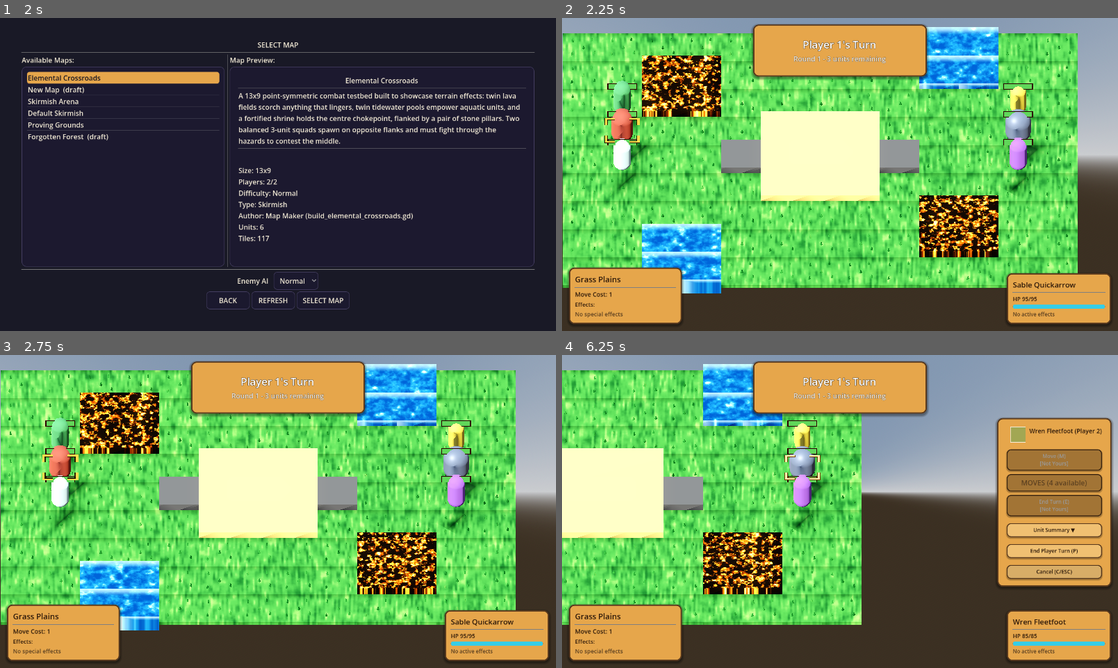
Above: before the commit, frames 1-4 (two rows, left to right).
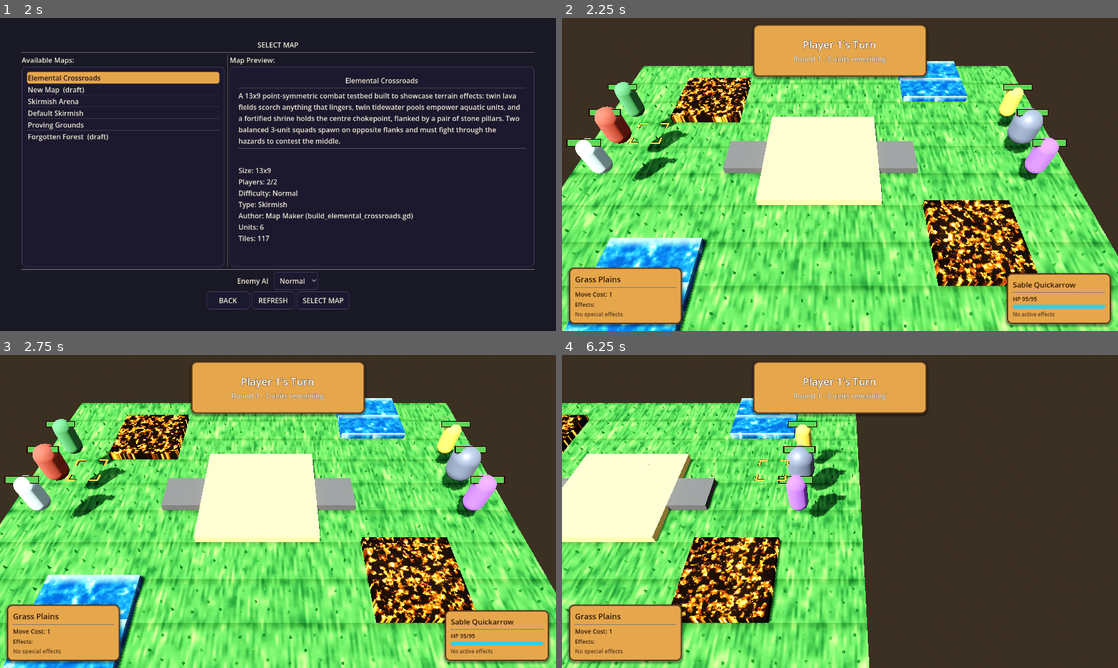
Above: after the commit, the same moments.

Repository: K-ennethA/Conquest
Game: Godot game, scene res://menus/MainMenu.tscn
The game is run twice, just before and just after one commit, with the same random seed, the same clock (stepped at 60 frames per second) and the same inputs.
Inputs (mouse positions are in pixels of both pictures, inside the frame that each line leads up to):
- Up to frame 1 (2 s): click "Single Player" at 0.5 s; click "Traditional Turn System" at 1.25 s
- Up to frame 2 (2.25 s): click "SELECT MAP" at 2 s
- Up to frame 3 (2.75 s): no input
- Up to frame 4 (6.25 s): tap Enter (ui_accept) at 2.75, 3.02, 6.02 s; move the mouse to (962, 495) at 2.77 s; hold Right (ui_right) 2.78-3.5 s; hold Shift 2.78-3.5 s; click (962, 495) at 2.92 s; drag from (1051, 495) to (812, 574) at 3.52 s; move the mouse to (895, 442) at 4.27 s; hold Right (ui_right) 4.28-5 s; tap Ctrl at 4.35 s; click (895, 442) at 4.42 s; drag from (812, 574) to (673, 464) at 5.02 s; move the mouse to (1006, 558) at 5.77 s; hold Left (ui_left) from 5.78 s (still down); tap 2 at 5.85 s; click (1006, 558) at 5.92 s

Frame 1 is identical in both runs. In frame 2, 65% of the frame differs, in the area x 0-100%, y 0-100%; in frame 3, 65%; in frame 4, 59%.

Commit message:
feat(camera): perspective ~50deg tactical camera (was flat ortho) + brighter sun
Switches the battle camera from orthographic to a Fire-Emblem-style PERSPECTIVE
view (~50 degrees, fov 50) so the board has depth and units have presence.

- GameWorld.tscn: perspective camera. NOTE the earlier bug this fixes: Godot stores
  a Transform3D's basis axes as COLUMNS, but the first perspective transform was
  authored as if they were rows -- which flipped the camera to look UPWARD and the
  fit then placed it BELOW the ground ("I'm under the map"). Corrected to the column
  layout (matching the original ortho camera), so it sits above and looks down.
- CameraController.gd: rewritten from orthographic-size zoom to perspective DISTANCE
  (dolly along the view axis). Pan, cursor-anchored wheel zoom, grab-drag, edge
  scroll, board-fit and edge clamping all reworked for perspective; the ground-basis
  pan and bounds logic are unchanged.
- GameWorldManager._setup_lighting: brighter sun (1.25->1.7) + ambient (0.35->0.6)
  so the map reads well under the new angle.
- test_forgotten_forest: assert the restored TREES exist (was tall grass).

Verified by screenshot: the forest frames correctly with depth, trees and units
visible, no more under-the-map. Framing still leans wide (fits the whole 20x20) and
the grass texture is still noisy (#67) -- both follow-ups.

Co-Authored-By: Claude Opus 4.8 <noreply@anthropic.com>

Diff:
--- a/game/visuals/CameraController.gd
+++ b/game/visuals/CameraController.gd
@@ -2,58 +2,47 @@
 
 ## RTS / Fire-Emblem style camera controller for the tactical board.
 ##
-## Attached directly to the single [Camera3D] in GameWorld.tscn. It NEVER changes
-## the camera's tilt (basis) or projection type -- it only translates the camera
-## across the ground (XZ) plane (pan) and adjusts [member Camera3D.size] (zoom, the
-## camera is ORTHOGONAL). The camera therefore keeps its authored look/angle at all
-## times; only where it looks and how much it shows changes.
+## Attached to the single PERSPECTIVE [Camera3D] in GameWorld.tscn. It NEVER changes
+## the camera's tilt (basis) or field of view -- it only translates the camera
+## across the ground (XZ) plane (pan) and DOLLIES it along its view axis (zoom, by
+## changing the distance from the camera to the ground point it looks at). The
+## camera therefore keeps its authored ~50-degree angle at all times; only where it
+## looks and how close it is change.
 ##
 ## Controls:
-##   * PAN   -- WASD and arrow keys (smooth, polled in [method _process]),
-##              middle-mouse drag (grab-drag), and optional screen-edge scroll.
-##   * ZOOM  -- mouse wheel (zooms toward the cursor), clamped to a sane range.
-##   * FIT   -- on [signal CombatServices.board_ready] (fires when a map finishes
-##              loading) the camera auto-centers on the board and zooms so the
-##              whole board is visible.
+##   * PAN   -- WASD/arrows (smooth, in [method _process]), middle-mouse grab-drag,
+##              and optional screen-edge scroll.
+##   * ZOOM  -- mouse wheel (dollies toward the cursor), clamped to a distance range.
+##   * FIT   -- on [signal CombatServices.board_ready] the camera centers on the
+##              board and pulls back to a distance that frames it.
 ##
-## Input hygiene: mouse handling lives in [method _unhandled_input] so any UI that
-## consumes the event wins first, and it additionally consults the HUD's
-## [code]is_mouse_over_ui()[/code] so wheel/drag never fire over a panel. Keyboard
-## pan is suppressed while a text field has focus. The controller only reads input;
-## it never calls [code]set_input_as_handled()[/code], so the existing cursor
-## (board/cursor/cursor.gd) and unit selection keep working unchanged.
+## Input hygiene: mouse handling is in [method _unhandled_input] so UI wins first,
+## and consults the HUD's is_mouse_over_ui(). Keyboard pan is suppressed while a text
+## field has focus. It only reads input and never marks it handled, so the cursor and
+## unit selection keep working.
 
 # --- Tunables ---------------------------------------------------------------
 
-## Ground units / second for keyboard pan (scaled by current zoom so it feels
-## consistent whether zoomed in or out).
+## Ground units / second for keyboard pan (scaled by zoom so it feels consistent).
 @export var keyboard_pan_speed: float = 18.0
-
-## World units the view shifts per pixel of middle-mouse drag is derived from the
-## zoom; this multiplier lets it be tuned. 1.0 = 1:1 grab feel at screen center.
+## Grab-drag multiplier. 1.0 = 1:1 ground-follows-cursor at the view center.
 @export var drag_speed: float = 1.0
-
-## Mouse-wheel zoom: fraction of the current size added/removed per notch.
-@export var zoom_step: float = 0.12
-
-## Zoom clamp for the orthographic [member Camera3D.size]. The upper bound may be
-## raised at fit time for very large maps so the whole board stays visible.
-@export var zoom_min: float = 6.0
-@export var zoom_max: float = 40.0
-
-## Extra headroom around the board when fitting (1.0 = exact, 1.15 = 15% margin).
-## Kept small so the steeper, more top-down camera fills the frame (less sky). The
-## vertical fit need is computed from the un-foreshortened board depth (see
-## fit_to_map), which is already a conservative over-estimate, so a slim margin
-## still guarantees the whole board stays visible.
-@export var fit_margin: float = 1.08
-
-## How far (world units) past the board edge the view may be panned before it is
-## clamped back, so the player can nudge the edge into view but not fly into the void.
+## Mouse-wheel zoom: fraction of the current distance added/removed per notch.
+@export var zoom_step: float = 0.1
+
+## Zoom is the camera's DISTANCE to its ground focus (perspective dolly). Smaller =
+## closer. The upper bound may be raised at fit time so a large map still frames.
+@export var dist_min: float = 10.0
+@export var dist_max: float = 90.0
+
+## Extra headroom around the board when fitting (1.0 = exact). A bit generous so the
+## whole board frames without the edges hugging the screen.
+@export var fit_margin: float = 1.12
+
+## How far past the board edge the focus may pan before being clamped back.
 @export var pan_edge_margin: float = 6.0
 
-## Screen-edge scroll (RTS style). Off by default: it can feel intrusive and moves
-## the camera whenever the pointer nears a window edge. Flip on to enable.
+## Screen-edge scroll (RTS style). Off by default.
 @export var edge_scroll_enabled: bool = false
 @export var edge_scroll_margin_px: float = 24.0
 @export var edge_scroll_speed: float = 16.0
@@ -61,44 +50,40 @@
 # --- Internal state ---------------------------------------------------------
 
 ## Ground-plane (XZ) basis derived once from the authored camera angle: the screen
-## "right" and screen "forward/up" directions flattened onto the board. Panning is
-## expressed in these so movement always tracks the visible axes without rotating.
+## "right" and "forward" directions flattened onto the board, so pan tracks the
+## visible axes without rotating.
 var _ground_right: Vector3 = Vector3.RIGHT
 var _ground_forward: Vector3 = Vector3.FORWARD
 
-## Board bounds on the XZ plane (world units) and their center, set by the fit.
+## Board bounds on the XZ plane and their center, set by the fit.
 var _board_min: Vector2 = Vector2.ZERO
 var _board_max: Vector2 = Vector2.ZERO
 var _board_center: Vector3 = Vector3.ZERO
 var _has_bounds: bool = false
 
-## Effective upper zoom clamp (>= zoom_max; grows to fit oversized maps).
-var _zoom_max_runtime: float = 40.0
-
-## Reference size captured at fit, used to scale keyboard/edge pan by zoom.
-var _base_size: float = 20.0
+## Effective upper distance clamp (>= dist_max; grows to frame oversized maps).
+var _dist_max_runtime: float = 90.0
+
+## Reference distance captured at fit, used to scale pan speed by zoom.
+var _base_distance: float = 30.0
 
 ## Middle-mouse drag state.
 var _dragging: bool = false
 
 
 func _ready() -> void:
-	_zoom_max_runtime = zoom_max
-	_base_size = size
+	_dist_max_runtime = dist_max
 	_capture_ground_basis()
-
-	# Fit whenever a map finishes loading and the live board is (re)built.
+	_base_distance = maxf(_current_distance(), 1.0)
+
 	if CombatServices and not CombatServices.board_ready.is_connected(_on_board_ready):
 		CombatServices.board_ready.connect(_on_board_ready)
-
-	# If a board already exists (e.g. this node initialized after the first load),
-	# fit once on the next frame so tiles are settled in the tree.
 	if CombatServices and CombatServices.board() != null:
 		call_deferred("fit_to_map")
 
 
 ## Flatten the authored camera axes onto the ground plane. Called once; the basis
-## never changes afterward because pan only translates the camera.
+## never changes because pan only translates and zoom only dollies along -Z.
 func _capture_ground_basis() -> void:
 	var b := global_transform.basis
 	var right := Vector3(b.x.x, 0.0, b.x.z)
@@ -110,15 +95,28 @@
 		_ground_forward = fwd_flat.normalized()
 
 
+# --- Distance (perspective zoom) --------------------------------------------
+
+## Distance from the camera to the ground point its center ray hits.
+func _current_distance() -> float:
+	return global_position.distance_to(_camera_focus_ground())
+
+## Dolly the camera to [param d] units from its current ground focus, along the view
+## axis, so the focus stays put and only closeness changes. Clamped.
+func _set_distance(d: float) -> void:
+	var focus := _camera_focus_ground()
+	var fwd := (-global_transform.basis.z).normalized()
+	var clamped := clampf(d, dist_min, _dist_max_runtime)
+	global_position = focus - fwd * clamped
+
+
 # --- Fit to map -------------------------------------------------------------
 
 func _on_board_ready() -> void:
-	# Defer one frame: board_ready can fire in the same frame the tiles are added.
 	call_deferred("fit_to_map")
 
 
-## Center on the board and choose a zoom that shows the whole thing. Only the
-## camera's XZ position and orthographic size change; the tilt is preserved.
+## Center on the board and pull back to a distance that frames the whole thing.
 func fit_to_map() -> void:
 	if not _compute_board_bounds():
 		return
@@ -131,32 +129,25 @@
 	if vp.y > 0.0:
 		aspect = vp.x / vp.y
 
-	# Orthographic size (KEEP_HEIGHT) = vertical world span. The tilted board maps
-	# its X extent to ~screen-horizontal and its Z (depth) to ~screen-vertical.
-	# The board's depth foreshortens by the camera tilt -- at a shallower angle it
-	# takes LESS screen-vertical space -- so scale the vertical need by the tilt
-	# factor (|forward.y| = sin(pitch)) so the board fills the frame at any angle
-	# instead of leaving a big sky margin. Clamped so a near-horizontal angle can't
-	# over-zoom into the board.
-	var tilt: float = clampf(absf((-global_transform.basis.z).y), 0.5, 1.0)
+	# The board's depth foreshortens by the camera tilt (|forward.y| = sin(pitch)),
+	# so it needs less screen-vertical at a shallower angle. Convert the larger of the
+	# (foreshortened depth) / (width scaled to aspect) into the vertical WORLD span the
+	# frame must cover, then solve the perspective distance for that span at this fov.
+	var tilt: float = clampf(absf((-global_transform.basis.z).y), 0.4, 1.0)
 	var need_vertical: float = world_d * tilt
 	var need_horizontal: float = world_w / maxf(aspect, 0.001)
-	var target: float = maxf(need_vertical, need_horizontal) * fit_margin
-
-	# Allow the fit to exceed the normal wheel ceiling for large maps so the whole
-	# board is always visible; the raised ceiling then applies to wheel zoom too.
-	_zoom_max_runtime = maxf(zoom_max, target)
-	size = clampf(target, zoom_min, _zoom_max_runtime)
-	_base_size = size
-
-	# Recenter so the camera's center ray meets the ground at the board center.
+	var span: float = maxf(need_vertical, need_horizontal) * fit_margin
+	var half_fov: float = deg_to_rad(fov) * 0.5
+	var dist: float = (span * 0.5) / maxf(tan(half_fov), 0.01)
+
+	_dist_max_runtime = maxf(dist_max, dist)
 	_move_focus_to(Vector3(_board_center.x, 0.0, _board_center.z))
-
-
-## Derive the board's XZ bounds from the live tiles under "Map/Tiles". Each tile is
-## a 2x2 world-unit cell whose origin sits at (col*2, 0, row*2); we take the AABB of
-## the tile origins and expand by one unit on each side to include the cell footprint.
-## Falls back to the Grid resource if no tiles are present.
+	_set_distance(clampf(dist, dist_min, _dist_max_runtime))
+	_base_distance = maxf(_current_distance(), 1.0)
+
+
+## Derive the board's XZ bounds from the live tiles under "Map/Tiles" (each tile a
+## 2x2 cell at (col*2, 0, row*2)); expand by the cell footprint. Falls back to Grid.
 func _compute_board_bounds() -> bool:
 	var tiles := _find_tiles_container()
 	var min_x := INF
@@ -176,8 +167,6 @@
 				count += 1
 
 	if count > 0:
-		# Tile origins are the cell's near corner; each cell spans 2 units, so the
-		# far edge is +2 and the whole board runs from the first origin to last+2.
 		_board_min = Vector2(min_x, min_z)
 		_board_max = Vector2(max_x + 2.0, max_z + 2.0)
 		_board_center = Vector3((_board_min.x + _board_max.x) * 0.5, 0.0,
@@ -185,8 +174,6 @@
 		_has_bounds = true
 		return true
 
-	# Fallback: use the shared Grid (col=X, row=Z; cell 2x2). May be stale but keeps
-	# the fit sane if the tiles could not be read.
 	if CombatServices and CombatServices.GRID:
 		var g = CombatServices.GRID
 		var w: float = g.size.x * g.cell_size.x
@@ -227,13 +214,11 @@
 
 	if dir != Vector3.ZERO:
 		# Scale by zoom so a keypress covers a consistent fraction of the view.
-		var zoom_scale: float = size / maxf(_base_size, 0.001)
+		var zoom_scale: float = _current_distance() / maxf(_base_distance, 0.001)
 		global_position += dir.normalized() * keyboard_pan_speed * zoom_scale * delta
 		_clamp_to_board()
 
 
-## Screen-edge scroll direction (zero unless the pointer is near a window edge, the
-## window is focused, and the pointer is not over the HUD).
 func _edge_scroll_dir() -> Vector3:
 	if not get_window().has_focus():
 		return Vector3.ZERO
@@ -259,7 +244,6 @@
 
 
 # --- Mouse: wheel zoom + middle-drag pan ------------------------------------
-# In _unhandled_input so UI that consumes the event takes priority.
 
 func _unhandled_input(event: InputEvent) -> void:
 	if event is InputEventMouseButton:
@@ -283,20 +267,20 @@
 		var vp_h: float = get_viewport().get_visible_rect().size.y
 		if vp_h <= 0.0:
 			return
-		# World units per screen pixel at the view center (orthographic, KEEP_HEIGHT).
-		var wpp: float = (size / vp_h) * drag_speed
-		# Grab-drag: the ground follows the cursor, so the camera moves opposite to
-		# the mouse in world space. (Signs are easily flipped if the feel is inverted.)
+		# World units per screen pixel at the focus depth (perspective): the visible
+		# vertical world span at distance d is 2*d*tan(fov/2).
+		var d: float = _current_distance()
+		var wpp: float = (2.0 * d * tan(deg_to_rad(fov) * 0.5) / vp_h) * drag_speed
 		var move := _ground_right * (-mm.relative.x) + _ground_forward * (mm.relative.y)
 		global_position += move * wpp
 		_clamp_to_board()
 
 
-## Zoom by [param factor] (<1 zooms in, >1 out) while keeping the ground point under
-## [param screen_pos] fixed on screen (cursor-anchored zoom).
+## Dolly by [param factor] (<1 closer, >1 farther) while keeping the ground point
+## under [param screen_pos] fixed on screen (cursor-anchored zoom).
 func _zoom_at(screen_pos: Vector2, factor: float) -> void:
-	var before = _ground_point_at(screen_pos)  # Vector3 or null (untyped)
-	size = clampf(size * factor, zoom_min, _zoom_max_runtime)
+	var before = _ground_point_at(screen_pos)  # Vector3 or null
+	_set_distance(_current_distance() * factor)
 	var after = _ground_point_at(screen_pos)
 	if before != null and after != null:
 		var delta: Vector3 = before - after
@@ -306,7 +290,7 @@
 
 # --- Ground-plane helpers ---------------------------------------------------
 
-## World point where the ray through [param screen_pos] meets the y=0 plane, or null.
+## World point where the ray through [param screen_pos] meets y=0, or null.
 func _ground_point_at(screen_pos: Vector2):
 	var origin := project_ray_origin(screen_pos)
 	var normal := project_ray_normal(screen_pos)
@@ -318,7 +302,7 @@
 	return origin + normal * t
 
 
-## World point where the camera's CENTER ray meets the y=0 plane (the focus point).
+## World point where the camera's CENTER ray meets y=0 (the focus point).
 func _camera_focus_ground() -> Vector3:
 	var o := global_position
 	var d := -global_transform.basis.z
@@ -328,7 +312,7 @@
 	return o + d * t
 
 
-## Translate the camera so its focus lands on [param target] (XZ only; y unchanged).
+## Translate the camera so its focus lands on [param target] (XZ only).
 func _move_focus_to(target: Vector3) -> void:
 	var focus := _camera_focus_ground()
 	global_position += Vector3(target.x - focus.x, 0.0, target.z - focus.z)
@@ -350,7 +334,6 @@
 
 # --- Input hygiene ----------------------------------------------------------
 
-## True when the pointer is over the HUD, consulting the layout manager's helper.
 func _is_mouse_over_ui(pos: Vector2) -> bool:
 	var scene := get_tree().current_scene
 	if scene == null:
@@ -361,7 +344,6 @@
 	return false
 
 
-## True when a text-entry control has focus, so keyboard pan doesn't eat typing.
 func _text_field_has_focus() -> bool:
 	var vp := get_viewport()
 	if vp == null:
--- a/game/world/GameWorld.tscn
+++ b/game/world/GameWorld.tscn
@@ -41,9 +41,8 @@
 environment = SubResource("Environment_1")
 
 [node name="Camera3D" type="Camera3D" parent="."]
-transform = Transform3D(1, 0, 0, 0, 0.707107, 0.707107, 0, -0.707107, 0.707107, 13, 24, 23)
-projection = 1
-size = 20.0
+transform = Transform3D(1, 0, 0, 0, 0.642788, 0.766044, 0, -0.766044, 0.642788, 20, 30, 44)
+fov = 50.0
 script = ExtResource("22_camctl")
 
 [node name="UnitVisualManager" type="Node" parent="."]
--- a/game/world/GameWorldManager.gd
+++ b/game/world/GameWorldManager.gd
@@ -290,8 +290,8 @@
 	sun.shadow_enabled = true
 
 	var sun_color := Color(1.0, 0.96, 0.88)
-	var sun_energy := 1.25
-	var ambient_energy := 0.35
+	var sun_energy := 1.7
+	var ambient_energy := 0.6
 	match str(map_resource.lighting_preset):
 		"Night":
 			sun_color = Color(0.62, 0.70, 0.95)
--- a/tests/unit/test_forgotten_forest.gd
+++ b/tests/unit/test_forgotten_forest.gd
@@ -31,9 +31,9 @@
 		assert_not_null(TileCatalog.find_by_id(StringName(tid)),
 			"tile_id '%s' must resolve via TileCatalog" % tid)
 	# The forest terrain the encounter needs is present (upgraded from the old
-	# type-only tiles): a healing sacred grove, evasion cover, and plain ground.
+	# type-only tiles): a healing sacred grove, the author's trees, and plain ground.
 	assert_gt(int(composition.get("sacred_meadow", 0)), 0, "has a sacred grove")
-	assert_gt(int(composition.get("tall_grass", 0)), 0, "has tall-grass cover")
+	assert_gt(int(composition.get("tree", 0)), 0, "has the author's trees")
 	assert_gt(int(composition.get("grass_plains", 0)), 0, "has plain ground")
 
 
